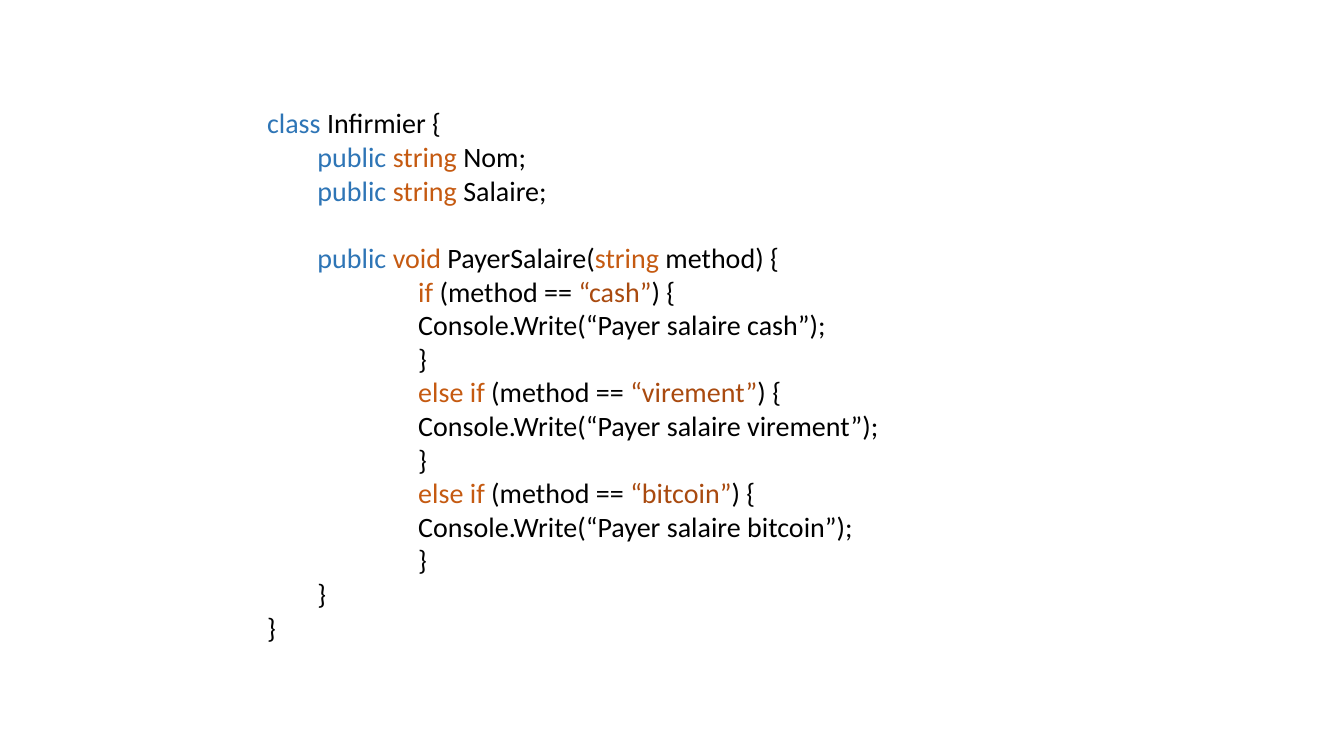
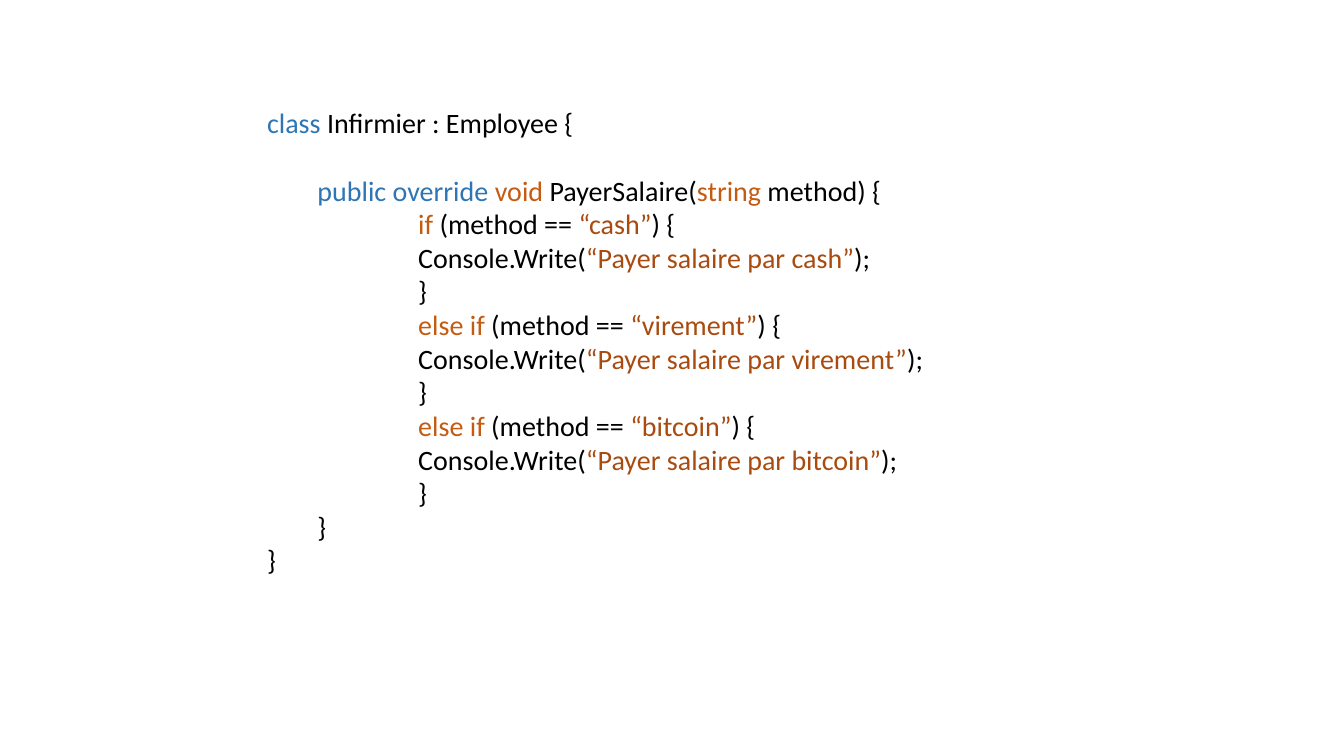
Before and after one commit to yassine-klilich/design-patterns, a slide deck: slide 23 of Presentation/Presentation DP.pptx (slide 21 before the commit). Drawn at 1344x756 pixels with LibreOffice and Linux fonts; fonts in the diff are those of the drawing. Boxes give left, top, right and bottom in pixels: in the first picture for what was removed or moved away, otherwise in the second. Text is boxed around its words. In the diff, an @@ line names an element or a change of style, - is before the commit and + after.

```diff
--- a/Presentation/Presentation DP.pptx
+++ b/Presentation/Presentation DP.pptx
@@ text at [267,113,865,206]: text changed @@
-class Infirmier {
-  public string Nom;
-  public string Salaire;
-  public void PayerSalaire(string method) {
+class Infirmier : Employee {
+  public override void PayerSalaire(string method) {
@@ text at [418,247,871,273]: text changed; text colour #000000 to #A94A0F @@
-      Console.Write(“Payer salaire cash”);
+      Console.Write(“Payer salaire par cash”);
@@ text at [418,348,924,374]: text changed; text colour #000000 to #A94A0F @@
-      Console.Write(“Payer salaire virement”);
+      Console.Write(“Payer salaire par virement”);
@@ text at [418,449,898,475]: text changed; text colour #000000 to #A94A0F @@
-      Console.Write(“Payer salaire bitcoin”);
+      Console.Write(“Payer salaire par bitcoin”);
```
Also in this commit, not shown: 10 other slides changed, 25 slides added, 1 slide removed.
